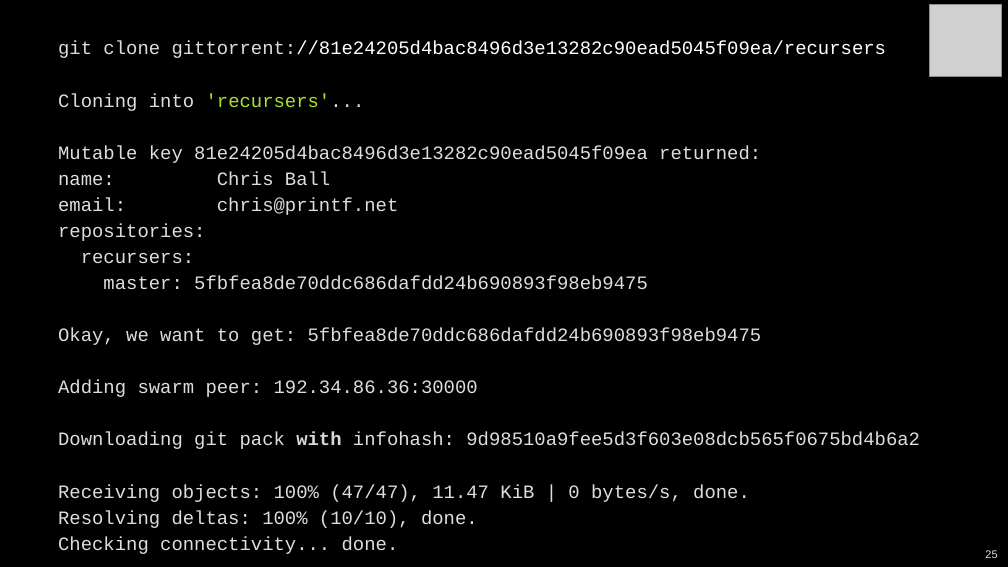
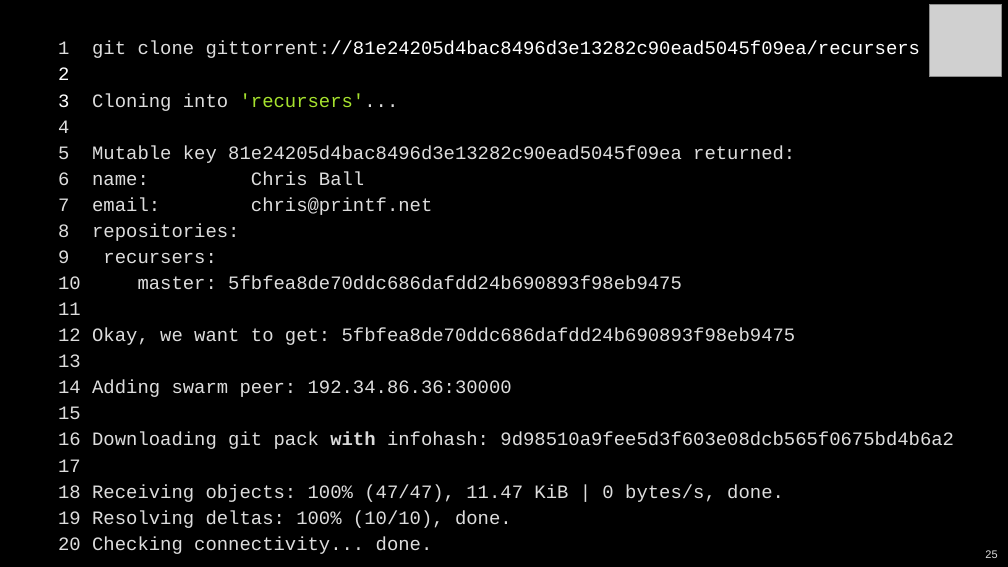
Before and after one commit to sanam2405/GitTorrent, a slide deck: slide 25 of GitTorrent-ManasPratimBiswas.pptx. Drawn at 1008x567 pixels with LibreOffice and Linux fonts; fonts in the diff are those of the drawing; grey boxes stand for pictures. Boxes give left, top, right and bottom in pixels: in the first picture for what was removed or moved away, otherwise in the second. Text is boxed around its words. In the diff, an @@ line names an element or a change of style, - is before the commit and + after.

```diff
--- a/GitTorrent-ManasPratimBiswas.pptx
+++ b/GitTorrent-ManasPratimBiswas.pptx
@@ text at box(58, 41, 954, 554): text changed @@
-git clone gittorrent://81e24205d4bac8496d3e13282c90ead5045f09ea/recursers
-Cloning into 'recursers'...
-Mutable key 81e24205d4bac8496d3e13282c90ead5045f09ea returned:
-name: Chris Ball
-email: chris@printf.net
-repositories:
-recursers:
-master: 5fbfea8de70ddc686dafdd24b690893f98eb9475
-Okay, we want to get: 5fbfea8de70ddc686dafdd24b690893f98eb9475
-Adding swarm peer: 192.34.86.36:30000
-Downloading git pack with infohash: 9d98510a9fee5d3f603e08dcb565f0675bd4b6a2
-Receiving objects: 100% (47/47), 11.47 KiB | 0 bytes/s, done.
-Resolving deltas: 100% (10/10), done.
-Checking connectivity... done.
+1 git clone gittorrent://81e24205d4bac8496d3e13282c90ead5045f09ea/recursers
+2
+3 Cloning into 'recursers'...
+4
+5 Mutable key 81e24205d4bac8496d3e13282c90ead5045f09ea returned:
+6 name: Chris Ball
+7 email: chris@printf.net
+8 repositories:
+9 recursers:
+10 master: 5fbfea8de70ddc686dafdd24b690893f98eb9475
+11
+12 Okay, we want to get: 5fbfea8de70ddc686dafdd24b690893f98eb9475
+13
+14 Adding swarm peer: 192.34.86.36:30000
+15
+16 Downloading git pack with infohash: 9d98510a9fee5d3f603e08dcb565f0675bd4b6a2
+17
+18 Receiving objects: 100% (47/47), 11.47 KiB | 0 bytes/s, done.
+19 Resolving deltas: 100% (10/10), done.
+20 Checking connectivity... done.
```
Also in this commit, not shown: 26 other slides changed, 1 other file.
